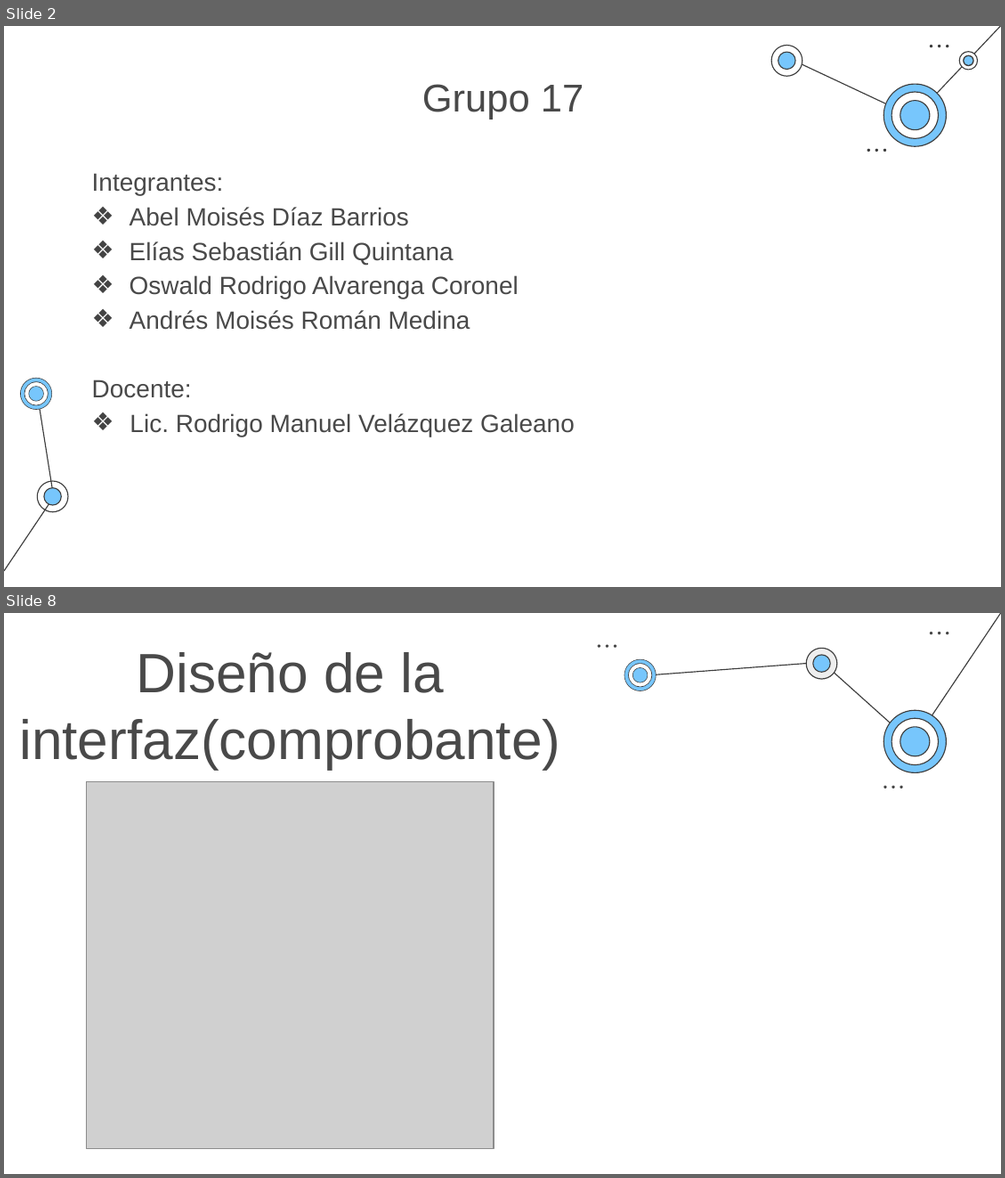
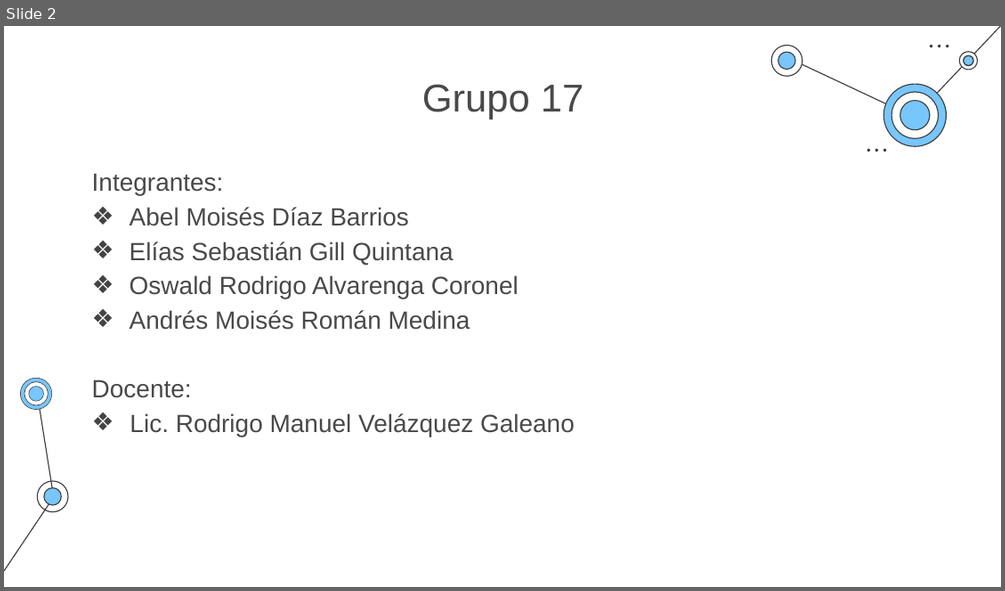
Before and after one commit to elias-gill-UNA/Compartido, a slide deck: parcial2/PresentacionSegundoParcial.pptx. Shown one above the other, each under a label of ours: slides 2 and 8 before the commit, slide 2 after it; the slides between them are not shown. The pictures are 1005x1178 and 1005x591 pixels, drawn with LibreOffice and Linux fonts; fonts in the diff are those of the drawing; grey boxes stand for pictures. Boxes give left, top, right and bottom in pixels: in the first picture for what was removed or moved away, otherwise in the second. Text is boxed around its words. In the diff, an @@ line names an element or a change of style, - is before the commit and + after.

```diff
--- a/parcial2/PresentacionSegundoParcial.pptx
+++ b/parcial2/PresentacionSegundoParcial.pptx
@@ slide 8 removed at <box>4,613,1001,1174</box>, background #FFFFFF @@
@@ line removed from (1001, 613) to (914, 741) @@
@@ ellipse removed at <box>929,632,932,635</box> @@
@@ ellipse removed at <box>938,632,941,635</box> @@
@@ ellipse removed at <box>946,632,949,635</box> @@
@@ text removed at <box>19,652,560,769</box> @@
-Diseño de la interfaz(comprobante)
@@ ellipse removed at <box>597,645,600,648</box> @@
@@ ellipse removed at <box>605,645,608,648</box> @@
@@ ellipse removed at <box>613,645,616,648</box> @@
@@ freeform shape removed at <box>624,660,655,691</box> @@
@@ freeform shape removed at <box>624,659,655,690</box> @@
@@ freeform shape removed at <box>628,664,652,688</box> @@
@@ freeform shape removed at <box>628,663,652,687</box> @@
@@ line removed from (821, 662) to (639, 676) @@
@@ group removed at <box>805,648,837,680</box>: 4 freeform shapes @@
@@ line removed from (913, 744) to (824, 663) @@
@@ freeform shape removed at <box>632,668,647,682</box> @@
@@ freeform shape removed at <box>633,668,648,682</box> @@
@@ group removed at <box>883,710,947,773</box>: 6 freeform shapes @@
@@ picture removed at <box>87,781,494,1148</box> @@
@@ ellipse removed at <box>883,786,886,788</box> @@
@@ ellipse removed at <box>892,786,895,788</box> @@
@@ ellipse removed at <box>900,786,903,788</box> @@
```
Also in this commit, not shown: 15 slides changed, 2 slides added, 1 other slide removed, 12 other files.
